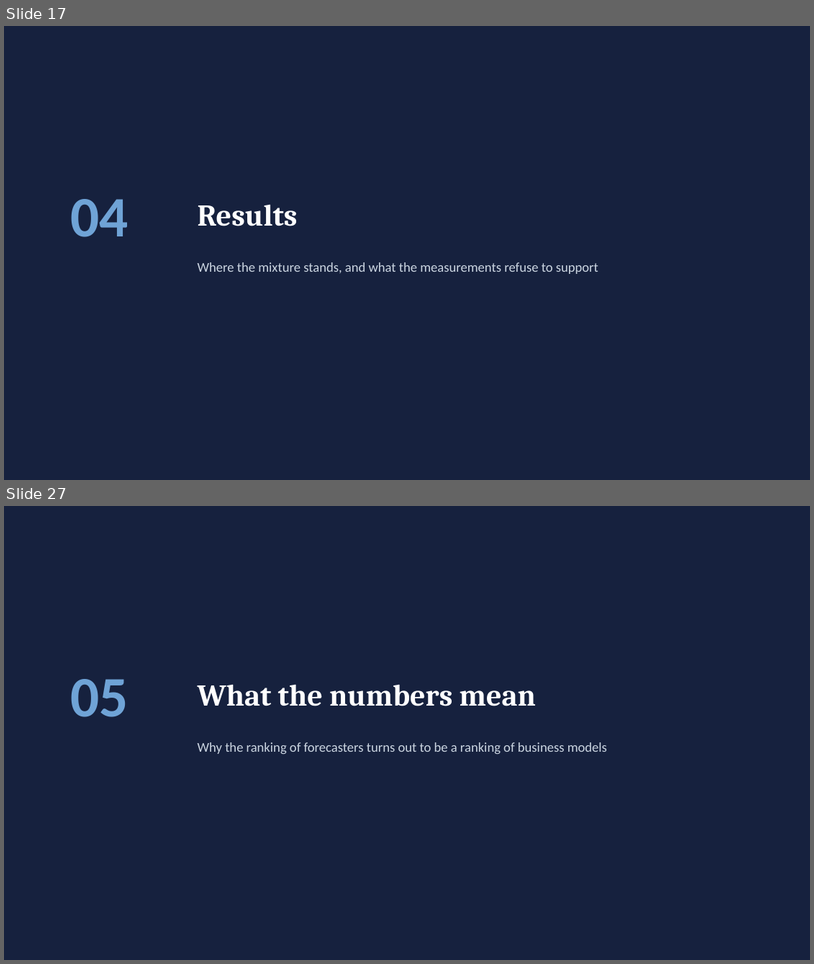
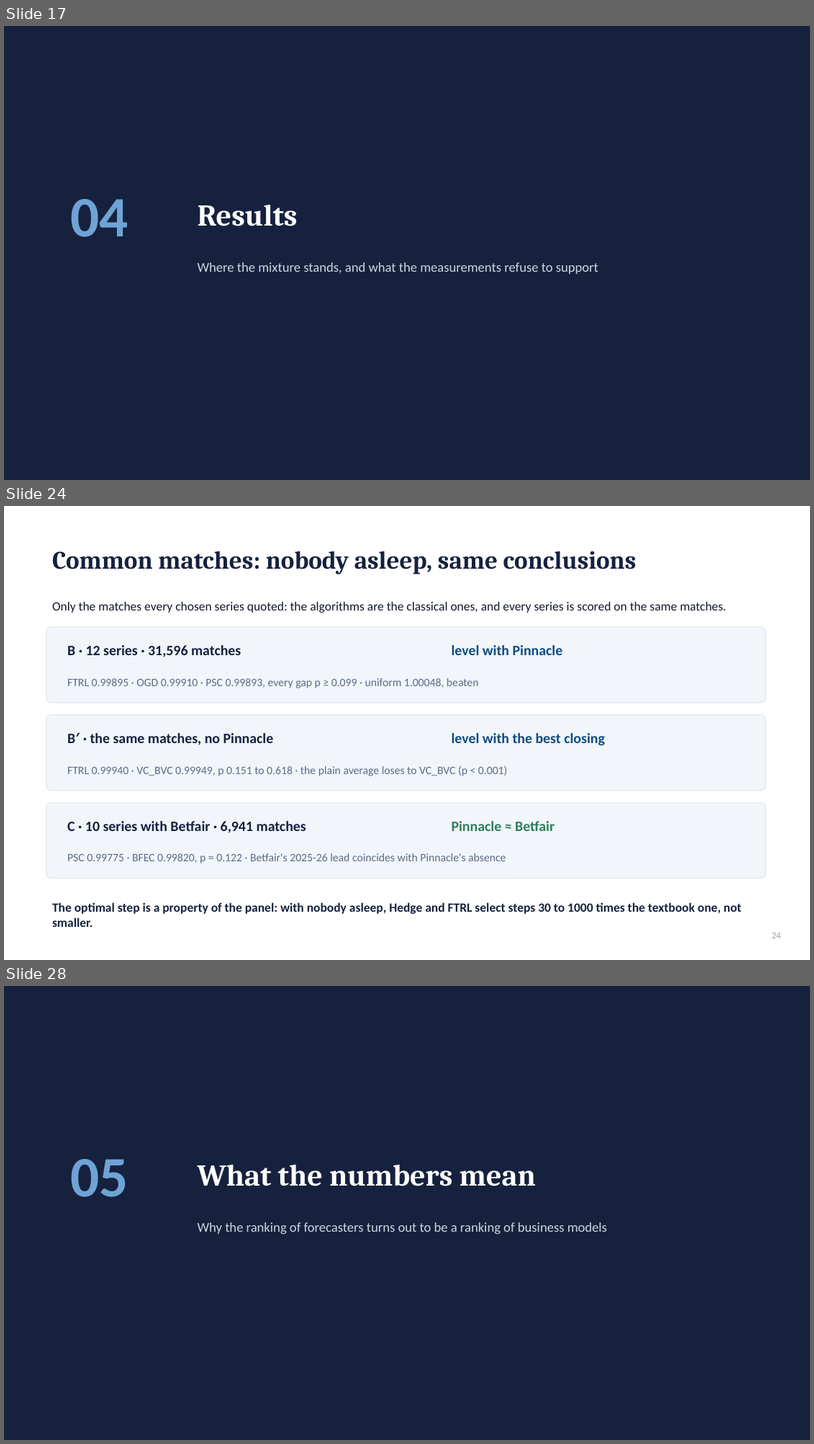
Before and after one commit to stefanos212/online-learning-betting-odds, a slide deck: docs/defense_presentation.pptx. Shown one above the other, each under a label of ours: slides 17 and 27 before the commit, slides 17, 24 and 28 after it; the slides between them are not shown. The pictures are 814x964 and 814x1444 pixels, drawn with LibreOffice and Linux fonts; fonts in the diff are those of the drawing. Boxes give left, top, right and bottom in pixels: in the first picture for what was removed or moved away, otherwise in the second. Text is boxed around its words. In the diff, an @@ line names an element or a change of style, - is before the commit and + after.

```diff
--- a/docs/defense_presentation.pptx
+++ b/docs/defense_presentation.pptx
@@ slide 24 added at (4,506,810,960), background #FFFFFF @@
@@ title added at (52,551,637,574), 30 pt, text #16213E, bold @@
+Common matches: nobody asleep, same conclusions
@@ text added at (52,602,726,613), 15 pt, text #111827 @@
+Only the matches every chosen series quoted: the algorithms are the classical ones, and every series is scored on the same matches.
@@ rounded rectangle added at (46,627,766,703), fill #F2F5F9, outline #E2E8F0 1 pt @@
@@ text added at (67,645,241,657), 17 pt, text #16213E, bold @@
+B · 12 series · 31,596 matches
@@ text added at (452,645,563,655), 17 pt, text #0F4C81, bold @@
+level with Pinnacle
@@ text added at (67,678,479,688), 13.5 pt, text #5C6B8A @@
+FTRL 0.99895 · OGD 0.99910 · PSC 0.99893, every gap p ≥ 0.099 · uniform 1.00048, beaten
@@ rounded rectangle added at (46,715,766,790), fill #F2F5F9, outline #E2E8F0 1 pt @@
@@ text added at (67,733,274,745), 17 pt, text #16213E, bold @@
+B′ · the same matches, no Pinnacle
@@ text added at (452,733,605,746), 17 pt, text #0F4C81, bold @@
+level with the best closing
@@ text added at (67,765,508,776), 13.5 pt, text #5C6B8A @@
+FTRL 0.99940 · VC_BVC 0.99949, p 0.151 to 0.618 · the plain average loses to VC_BVC (p < 0.001)
@@ rounded rectangle added at (46,803,766,878), fill #F2F5F9, outline #E2E8F0 1 pt @@
@@ text added at (67,821,306,833), 17 pt, text #16213E, bold @@
+C · 10 series with Betfair · 6,941 matches
@@ text added at (452,821,555,831), 17 pt, text #2F7D5C, bold @@
+Pinnacle ≈ Betfair
@@ text added at (67,853,506,863), 13.5 pt, text #5C6B8A @@
+PSC 0.99775 · BFEC 0.99820, p = 0.122 · Betfair's 2025-26 lead coincides with Pinnacle's absence
@@ text added at (52,902,742,926), 15 pt, text #16213E, bold @@
+The optimal step is a property of the panel: with nobody asleep, Hedge and FTRL select steps 30 to 1000 times the textbook one, not smaller.
@@ page number added at (772,932,782,938), 11 pt, text #94A3B8 @@
+24
@@ what was slide 27 is now slide 28 @@
```
Also in this commit, not shown: 10 slides changed, 3 other files.
